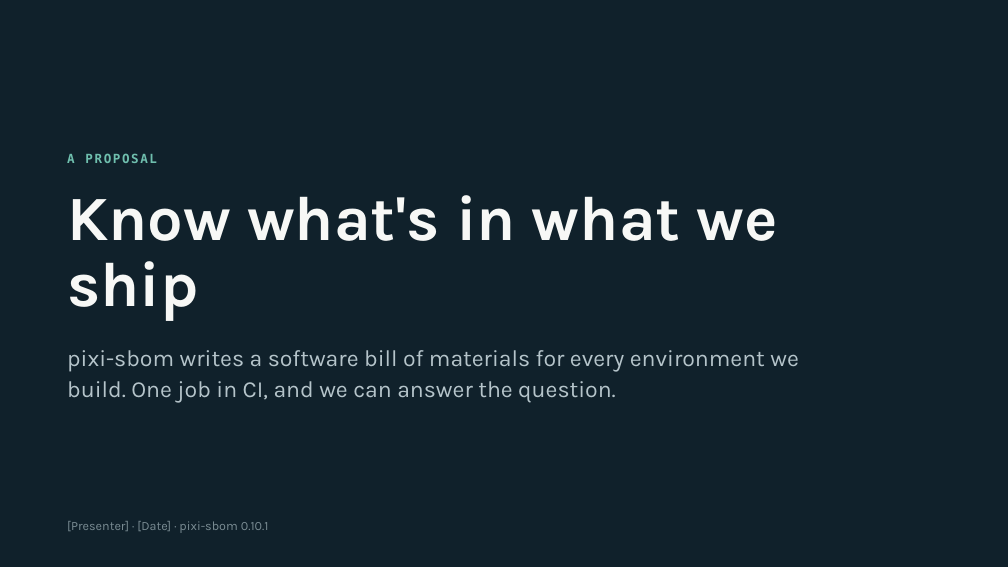
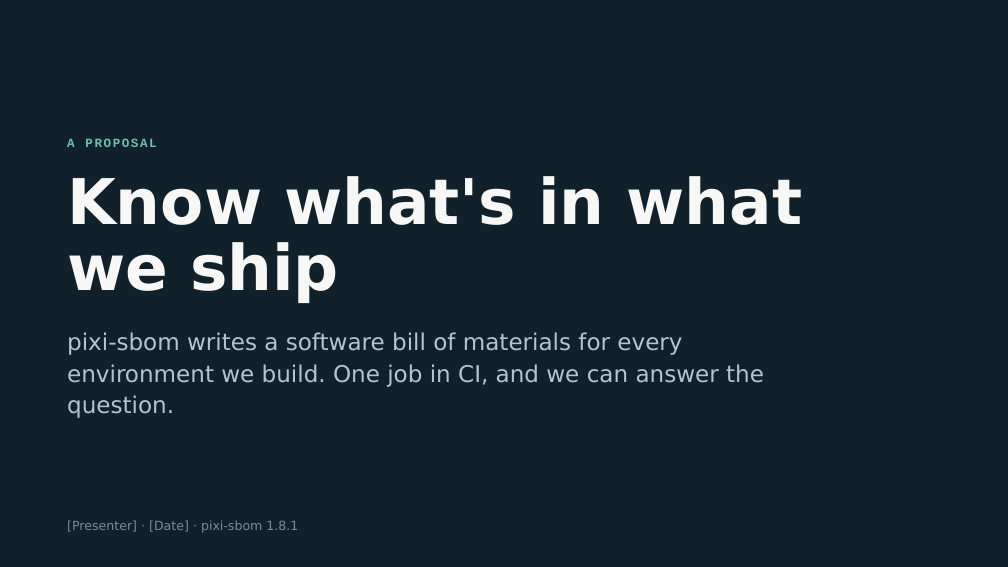
Before and after one commit to actions-marketplace-validations/millsks_pixi-sbom, a slide deck: slide 1 of docs/presentations/engineering-management/pixi-sbom-engineering.pptx. Drawn at 1008x567 pixels with LibreOffice and Linux fonts; fonts in the diff are those of the drawing. Boxes give left, top, right and bottom in pixels: in the first picture for what was removed or moved away, otherwise in the second. Text is boxed around its words. In the diff, an @@ line names an element or a change of style, - is before the commit and + after.

```diff
--- a/docs/presentations/engineering-management/pixi-sbom-engineering.pptx
+++ b/docs/presentations/engineering-management/pixi-sbom-engineering.pptx
@@ text "A PROPOSAL": place and size @@
-text "A PROPOSAL" at bbox=[67, 153, 157, 163]
+text "A PROPOSAL" at bbox=[67, 138, 156, 147]
@@ text "A PROPOSAL" at bbox=[67, 138, 156, 147]: font DejaVu Sans Mono to Courier New @@
@@ title "Know what's in what we ..." at bbox=[67, 176, 803, 303]: font Karla to DejaVu Sans @@
@@ title "Know what's in what we ...": place and size @@
-title "Know what's in what we ..." at bbox=[67, 195, 778, 321]
+title "Know what's in what we ..." at bbox=[67, 176, 803, 303]
@@ text "pixi-sbom writes a software bill ...": place and size @@
-text "pixi-sbom writes a software bill ..." at bbox=[67, 350, 799, 403]
+text "pixi-sbom writes a software bill ..." at bbox=[67, 332, 764, 418]
@@ text "pixi-sbom writes a software bill ..." at bbox=[67, 332, 764, 418]: font Karla to DejaVu Sans @@
@@ text at bbox=[67, 520, 298, 533]: text changed; font Karla to DejaVu Sans @@
-[Presenter] · [Date] · pixi-sbom 0.10.1
+[Presenter] · [Date] · pixi-sbom 1.8.1
```
Also in this commit, not shown: 10 other slides changed, 1 slide added, 1 slide removed, 16 other files.
